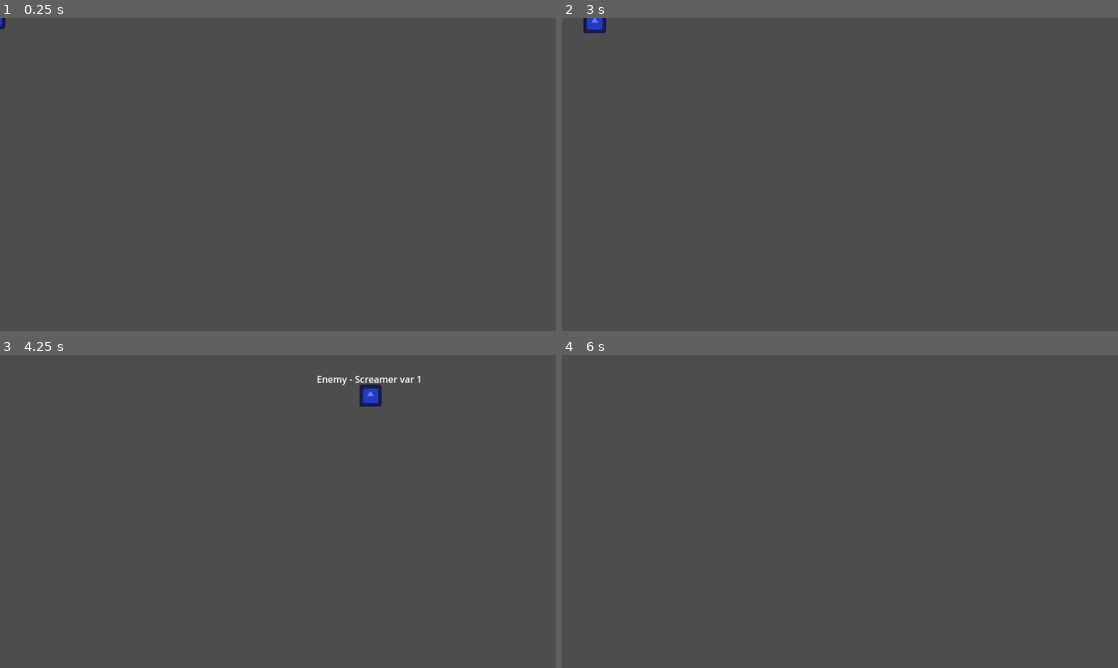
Above: before the commit, frames 1-4 (two rows, left to right).
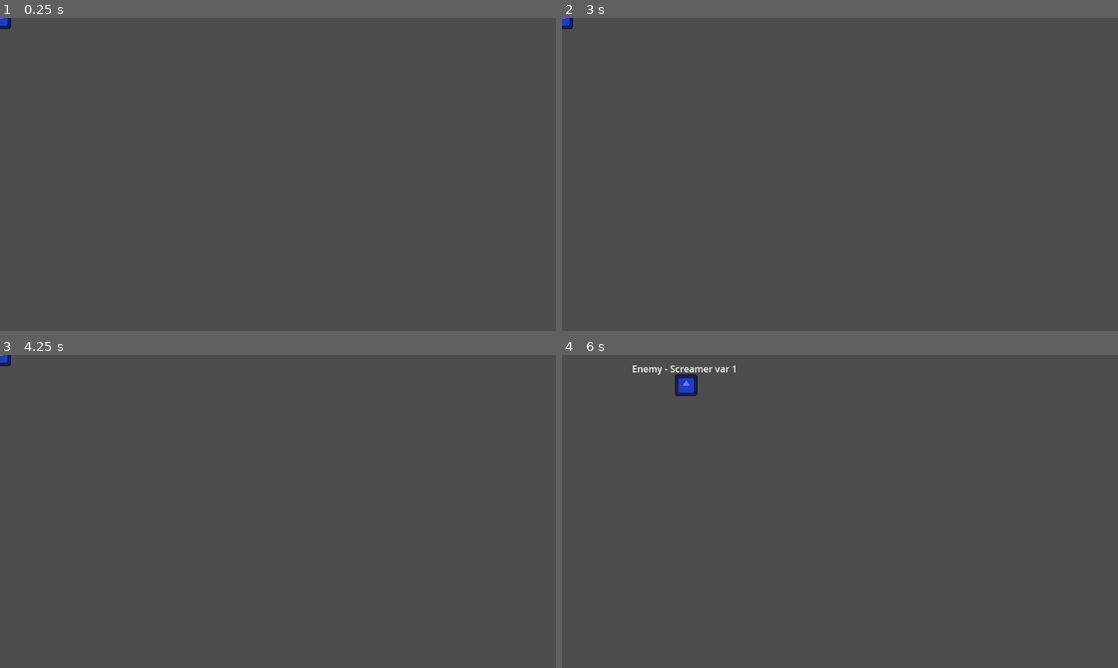
Above: after the commit, the same moments.

Repository: rnakkas/GodotSandbox
Game: Godot game, scene res://ShmupSandbox/Enemies/Scenes/screamer_var_1.tscn
The game is run twice, just before and just after one commit, with the same random seed, the same clock (stepped at 60 frames per second) and the same inputs. This scene is started directly instead of the project's main scene. The engine's default icon, where the game draws it, is replaced by a stand-in: a white triangle on a blue panel in a dark square.
Inputs (mouse positions are in pixels of both pictures, inside the frame that each line leads up to):
- Up to frame 1 (0.25 s): no input
- Up to frame 2 (3 s): tap Enter (ui_accept) at 0.5, 0.77, 1.25, 1.52, 2, 2.75 s; move the mouse to (962, 158) at 0.52 s; hold D (move_right) 0.53-1.28 s; hold Space (shoot) 0.53-1.28 s; move the mouse to (728, 190) at 1.27 s; hold S (move_down) 1.28-2.03 s; tap Shift (bomb) at 1.35 s; tap Space (shoot) at 1.55 s; move the mouse to (895, 105) at 2.02 s; hold D (move_right) 2.03-2.78 s; hold Space (shoot) 2.03-2.78 s; move the mouse to (812, 237) at 2.77 s; hold W (move_up) from 2.78 s (still down); tap Q at 2.85 s
- Up to frame 3 (4.25 s): tap Enter (ui_accept) at 3.02, 3.77 s; tap Space (shoot) at 3.05 s; move the mouse to (444, 558) at 3.52 s; release W (move_up) at 3.53 s; hold A (move_left) from 3.53 s (still down); hold Space (shoot) from 3.53 s (still down); tap R at 3.6 s
- Up to frame 4 (6 s): move the mouse to (673, 464) at 4.27 s; release Space (shoot) at 4.28 s; tap Space (shoot) at 4.35, 5.3, 5.85 s; tap Enter (ui_accept) at 4.52 s; move the mouse to (867, 511) at 5.02 s; release A (move_left) at 5.03 s; hold S (move_down) 5.03-5.78 s; hold Shift (bomb) 5.03-5.78 s; move the mouse to (756, 433) at 5.77 s; hold D (move_right) from 5.78 s (still down)

The runs differ from the first frame. In frame 1, less than 0.1% of the frame differs, in the area x 0-2%, y 0-4%; in frame 2, 0.3%; in frame 3, 0.6%, in the area x 0-76%, y 0-17%; in frame 4, 0.5%.
Error before the commit: Invalid access to property or key 'is_dead' on a base object of type 'Nil'. (res://ShmupSandbox/Enemies/Scripts/screamer_var_1.gd:84)

Commit message:
rumbler: updated existing enemy screamer var 1 with shooting component

Diff:
--- a/ShmupSandbox/Enemies/EnemyComponents/enemy_shooting_component.gd
+++ b/ShmupSandbox/Enemies/EnemyComponents/enemy_shooting_component.gd
@@ -39,6 +39,10 @@
 
 
 func _handle_targeted_shooting() -> void:
+	# Don't shoot if there is no player
+	if not GameManager.player:
+		return
+
 	# Don't shoot if player is dead
 	if GameManager.player.is_dead:
 		return
--- a/ShmupSandbox/Enemies/Scenes/screamer_var_1.tscn
+++ b/ShmupSandbox/Enemies/Scenes/screamer_var_1.tscn
@@ -1,8 +1,10 @@
-[gd_scene load_steps=6 format=3 uid="uid://dt0s5ksc8jx0a"]
+[gd_scene load_steps=8 format=3 uid="uid://dt0s5ksc8jx0a"]
 
 [ext_resource type="Texture2D" uid="uid://b0t3vogr3x06f" path="res://icon.svg" id="1_gc5qm"]
 [ext_resource type="Script" uid="uid://cpyx786v7e4kt" path="res://ShmupSandbox/Enemies/Scripts/screamer_var_1.gd" id="1_qtyhs"]
 [ext_resource type="Script" uid="uid://bvted7bsjs0so" path="res://ShmupSandbox/Enemies/EnemyComponents/damage_taker_component.gd" id="2_gsm1g"]
+[ext_resource type="Script" uid="uid://ciqomtl00c0ad" path="res://ShmupSandbox/Enemies/EnemyComponents/enemy_shooting_component.gd" id="3_o6pm4"]
+[ext_resource type="PackedScene" uid="uid://bbfhd7y4k5cbl" path="res://ShmupSandbox/Enemies/EnemyProjectiles_Scenes/screamer_bullet.tscn" id="4_8cdg7"]
 
 [sub_resource type="CircleShape2D" id="CircleShape2D_qtyhs"]
 radius = 27.7308
@@ -49,12 +51,19 @@
 
 [node name="DamageTakerComponent" type="Area2D" parent="."]
 script = ExtResource("2_gsm1g")
-max_hp = 1
 metadata/_custom_type_script = "uid://bvted7bsjs0so"
 
 [node name="collider" type="CollisionShape2D" parent="DamageTakerComponent"]
 shape = SubResource("CircleShape2D_qtyhs")
 debug_color = Color(0.306551, 0.275169, 1, 0.419608)
+
+[node name="EnemyShootingComponent" type="Node2D" parent="." node_paths=PackedStringArray("shoot_timer")]
+script = ExtResource("3_o6pm4")
+shoot_timer = NodePath("../shoot_timer")
+shoot_time = 1.8
+bullet_scene = ExtResource("4_8cdg7")
+targeted_shot = true
+metadata/_custom_type_script = "uid://ciqomtl00c0ad"
 
 [node name="sprite" type="AnimatedSprite2D" parent="."]
 self_modulate = Color(0.472827, 0.439253, 1, 1)
@@ -92,12 +101,12 @@
 initial_velocity_max = 287.77
 scale_amount_max = 2.5
 
-[node name="move_timer" type="Timer" parent="."]
+[node name="onscreen_timer" type="Timer" parent="."]
 
 [node name="shoot_timer" type="Timer" parent="."]
 
 [connection signal="health_depleted" from="DamageTakerComponent" to="." method="_on_damage_taker_component_health_depleted"]
 [connection signal="screen_entered" from="onscreen_notifier" to="." method="_on_onscreen_notifier_screen_entered"]
 [connection signal="screen_exited" from="offscreen_notifier" to="." method="_on_offscreen_notifier_screen_exited"]
-[connection signal="timeout" from="move_timer" to="." method="_on_move_timer_timeout"]
+[connection signal="timeout" from="onscreen_timer" to="." method="_on_onscreen_timer_timeout"]
 [connection signal="timeout" from="shoot_timer" to="." method="_on_shoot_timer_timeout"]
--- a/ShmupSandbox/Enemies/Scripts/screamer_var_1.gd
+++ b/ShmupSandbox/Enemies/Scripts/screamer_var_1.gd
@@ -1,39 +1,33 @@
 class_name ScreamerVar1 extends Node2D
 
-@onready var sprite : AnimatedSprite2D = $sprite
-@onready var particles : CPUParticles2D = $CPUParticles2D
-@onready var move_timer : Timer = $move_timer
-@onready var shoot_timer : Timer = $shoot_timer
+@onready var sprite: AnimatedSprite2D = $sprite
+@onready var particles: CPUParticles2D = $CPUParticles2D
+@onready var onscreen_timer: Timer = $onscreen_timer
+@onready var shoot_timer: Timer = $shoot_timer
 
-@export var base_speed : float = 500.0
-@export var acceleration : float = 600.0
-@export var deceleration : float = 610.0
-@export var kill_score : int = 100
-@export var max_move_time : float = 0.3
-@export var min_move_time : float = 0.1
-@export var shoot_time : float = 0.8
-@export var shot_limit : int = 3
+@export var base_speed: float = 500.0
+@export var acceleration: float = 600.0
+@export var deceleration: float = 610.0
+@export var kill_score: int = 100
+@export var max_onscreen_time: float = 8.0
+@export var min_onscreen_time: float = 5.0
+@export var shoot_time: float = 1.8
 
-var speed : float
-var move_time : float
-var direction : Vector2 = Vector2.LEFT
-var velocity : Vector2
-var shot_count : int
+var speed: float
+var onscreen_time: float
+var direction: Vector2 = Vector2.LEFT
+var velocity: Vector2
 
 ## TODO: Spritesheets
-## TODO: Screen notifier:
-	# Consolidate into 1 notifier
-	# flip the notifier's position based on the movement:
-		# On spawn, notifier is on the right
-		# When screen time runs out and moving back to the right, notifier is on the left
 
 ################################################
-# NOTE: Screamer Variant 1
+# SCREAMER VARIANT 1
 # Popcorn enemy
 # Flies in from the right
-# Stops
-# Shoots 3 times at player
-# Flies off back to the right
+# Slows to a stop
+# Stays on screen for 5 - 8 seconds
+# Shoots as long as on screen
+# Flies off back to the right after screen time elapses
 ################################################
 
 ################################################
@@ -41,8 +35,8 @@
 ################################################
 func _ready() -> void:
 	speed = base_speed
-	move_time = randf_range(min_move_time, max_move_time)
-	Helper.set_timer_properties(move_timer, true, move_time)
+	onscreen_time = randf_range(min_onscreen_time, max_onscreen_time)
+	Helper.set_timer_properties(onscreen_timer, true, onscreen_time)
 	Helper.set_timer_properties(shoot_timer, false, shoot_time)
 
 
@@ -59,46 +53,24 @@
 
 
 ################################################
-# NOTE: Start timer for moevement stop when onscreen
+# NOTE: Start timers for screen time and shooting
 ################################################
 func _on_onscreen_notifier_screen_entered() -> void:
-	move_timer.start()
+	onscreen_timer.start()
+	shoot_timer.start(shoot_time / 6)
+	shoot_timer.wait_time = shoot_time
+	direction = Vector2.ZERO
+	deceleration = randf_range(deceleration / 2, deceleration * 1.5)
 
 
 ################################################
-# NOTE: When moving stops, start counter to start shooting
+# NOTE: Screen time elapses, fly off
 ################################################
-func _on_move_timer_timeout() -> void:
-	direction = Vector2.ZERO
-	shoot_timer.start()
-
-
-
-################################################
-# NOTE: Shooting logic
-################################################
-func _on_shoot_timer_timeout() -> void:
-	shot_count += 1
-
-	# Stop shooting and fly off if shot limit is reached or if player is dead
-	if shot_count >= shot_limit || GameManager.player.is_dead:
-		shoot_timer.stop()
-		var viewport_size : Vector2 = get_viewport_rect().size
-		var dir_y : float = randf_range(0, viewport_size.y)
-		direction = self.global_position.direction_to(Vector2(viewport_size.x, dir_y))
-
-	# Don't shoot if player is dead
-	if GameManager.player.is_dead:
-		return
-
-	var player_position = self.global_position.direction_to(GameManager.player.global_position).normalized()
-	var bullet : EnemyBulletBasic = SceneManager.screamer_bullet_scene.instantiate()
-	var bullets_list : Array[Area2D]
-
-	bullet.global_position = self.global_position
-	bullet.direction = player_position
-	bullets_list.append(bullet)
-	SignalsBus.enemy_shooting_event.emit(bullets_list)
+func _on_onscreen_timer_timeout() -> void:
+	shoot_timer.stop()
+	var viewport_size: Vector2 = get_viewport_rect().size
+	var dir_y: float = randf_range(0, viewport_size.y)
+	direction = self.global_position.direction_to(Vector2(viewport_size.x, dir_y))
 
 
 ################################################
@@ -115,7 +87,7 @@
 func _on_damage_taker_component_health_depleted() -> void:
 	shoot_timer.stop()
 
-	speed = speed/2
+	speed = speed / 2
 
 	sprite.play("death")
 	particles.emitting = true
